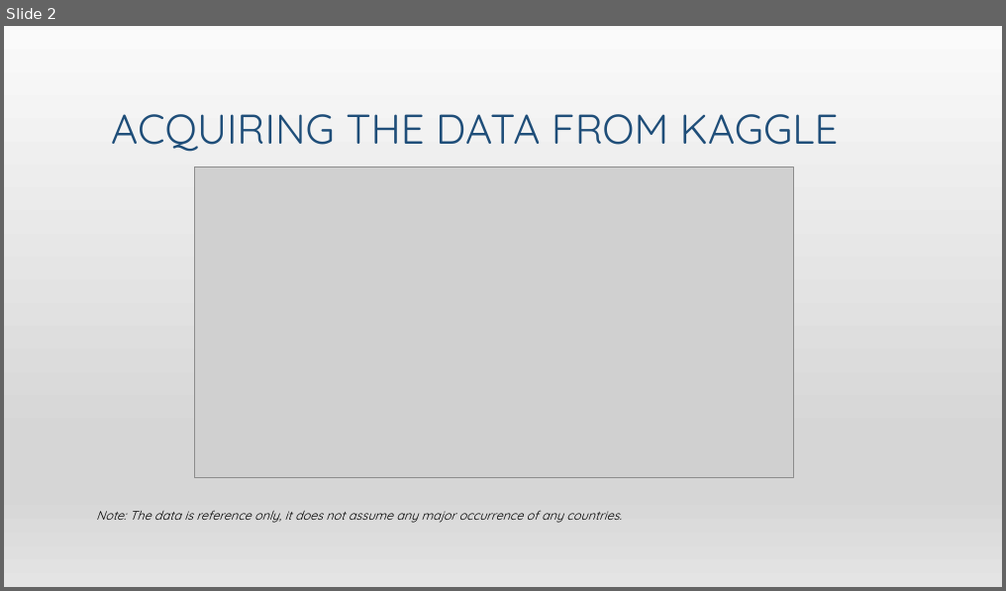
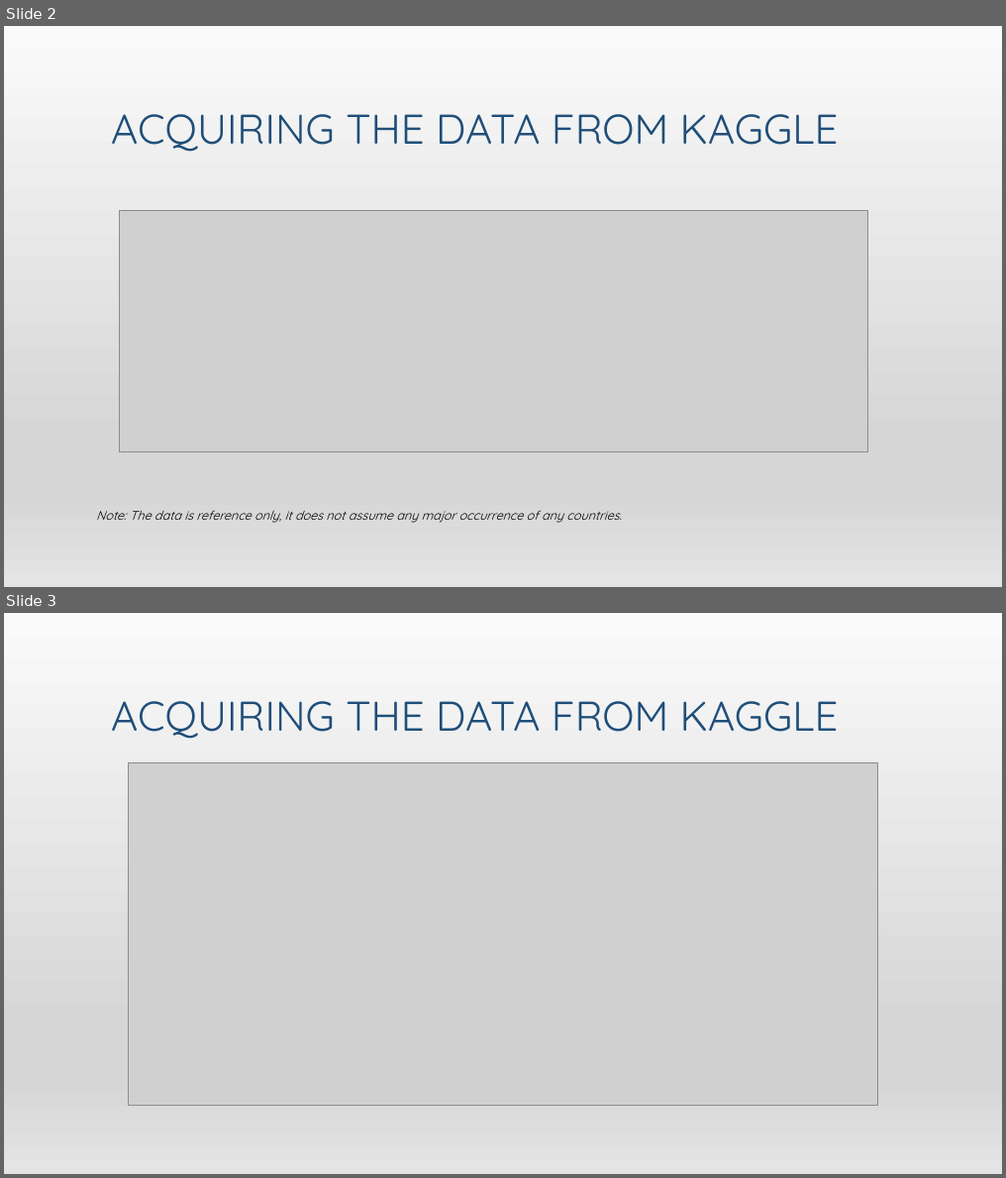
Before and after one commit to LuuTung21/PythonGroupProject, a slide deck: How-COVID-19-affects-the-economic-in-Indonesia.pptx. Shown one above the other, each under a label of ours: slide 2 before the commit, slides 2 and 3 after it. The pictures are 1006x591 and 1006x1178 pixels, drawn with LibreOffice and Linux fonts; fonts in the diff are those of the drawing; grey boxes stand for pictures. Boxes give left, top, right and bottom in pixels: in the first picture for what was removed or moved away, otherwise in the second. Text is boxed around its words. In the diff, an @@ line names an element or a change of style, - is before the commit and + after.

```diff
--- a/How-COVID-19-affects-the-economic-in-Indonesia.pptx
+++ b/How-COVID-19-affects-the-economic-in-Indonesia.pptx
@@ slide 3 added at (4,613,1002,1174), background gradient #F2F2F2 to #E7E6E6 to #FFFFFF to #D0CECE; not listed: 1 template element that a slide beside it also shows @@
@@ title added at (111,701,839,739), 40 pt, text #1F4E79 @@
+ACQUIRING THE DATA FROM KAGGLE
@@ picture added at (129,762,877,1106) @@
@@ slide 2 changed as well @@
@@ picture: place and size @@
-picture at (194,167,793,477)
+picture at (119,211,868,453)
```
Also in this commit, not shown: 8 other slides changed, 1 other slide added.
